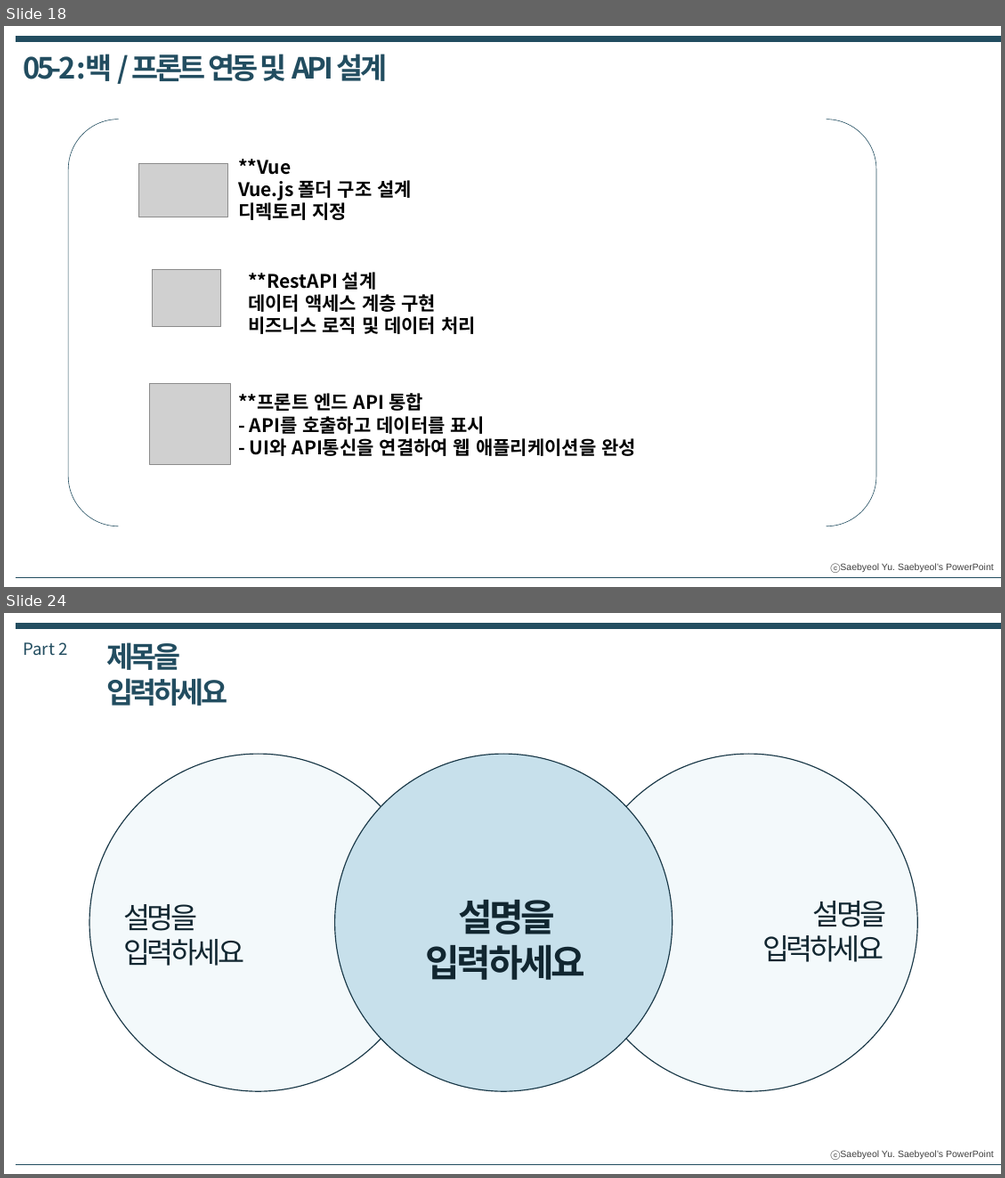
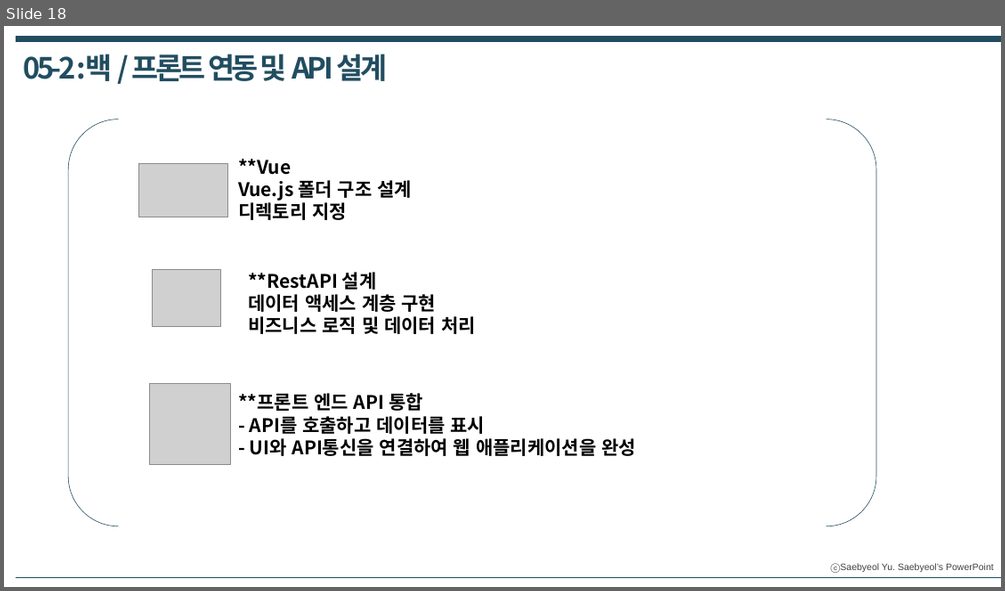
Before and after one commit to DongHyukLeeee/StopUsingGPT, a slide deck: SSAFY_Project발표_GPT그만쓰조_231105_1010.pptx. Shown one above the other, each under a label of ours: slides 18 and 24 before the commit, slide 18 after it; the slides between them are not shown. The pictures are 1005x1178 and 1005x591 pixels, drawn with LibreOffice and Linux fonts; fonts in the diff are those of the drawing; grey boxes stand for pictures. Boxes give left, top, right and bottom in pixels: in the first picture for what was removed or moved away, otherwise in the second. Text is boxed around its words. In the diff, an @@ line names an element or a change of style, - is before the commit and + after.

```diff
--- a/SSAFY_Project발표_GPT그만쓰조_231105_1010.pptx
+++ b/SSAFY_Project발표_GPT그만쓰조_231105_1010.pptx
@@ slide 24 removed at <box>4,613,1001,1174</box>, background #FFFFFF; not listed: 1 template element that a slide beside it also shows @@
@@ line removed from (16, 626) to (1001, 626) @@
@@ text removed at <box>23,642,67,655</box> @@
-Part 2
@@ text removed at <box>106,642,227,706</box> @@
-제목을 입력하세요
@@ ellipse removed at <box>89,754,427,1091</box> @@
@@ ellipse removed at <box>334,754,672,1091</box> @@
@@ ellipse removed at <box>580,754,917,1091</box> @@
@@ text removed at <box>123,904,244,965</box> @@
-설명을 입력하세요
@@ text removed at <box>426,900,585,980</box> @@
-설명을 입력하세요
@@ text removed at <box>762,900,887,962</box> @@
-설명을 입력하세요
@@ line removed from (16, 1164) to (1001, 1164) @@
```
Also in this commit, not shown: 10 slides changed, 15 other slides removed.
